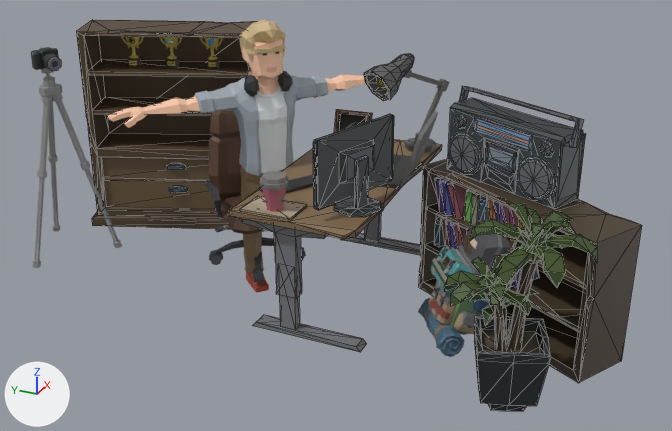
What one commit did to the glTF model static/models/Chel/chel.glb.
Camera for both pictures: a 50 mm lens placed at (-5.17, -2.54, 3.1), pointed at (-0.12, -0.27, 0.57). The axes (+X, +Y, +Z) are drawn at lower left. The lights are the same throughout. Mesh edges are drawn as thin lines on the coarser meshes. Where no turn or scale is listed for an object, it has been applied to the vertices. Vertices at the same position are counted once.

Names of what the first picture shows: 'Audioplayer', 'Backpack', 'Books1', 'Camera', 'Chair', 'Desk', 'Monitor', 'Plant', 'SM_Chr_Developer_Male_01.001', 'SM_Prop_DeskLamp_05_Lamp_01', 'SM_Prop_Shelf_05', 'Shelf2'.
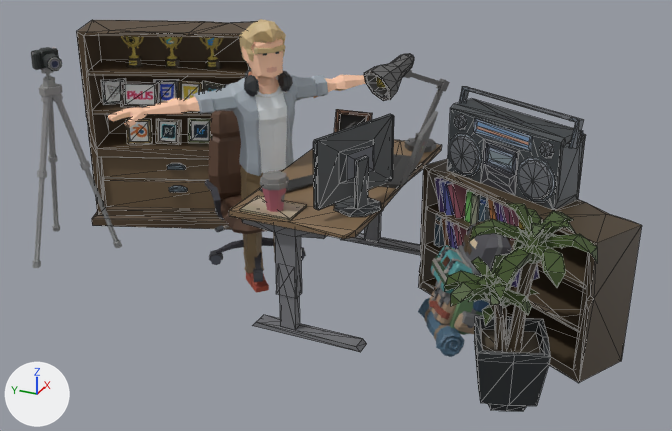
Pixel boxes [x1, y1, x2, y2] of what changed, in the pictures (672 x 431 px):
'Audioplayer', moved: before [447, 86, 586, 209]; after [447, 86, 586, 210]
'PixiJs', added: after [120, 82, 160, 107]
'Photoshop', added: after [156, 118, 181, 144]
'Lightroom', added: after [188, 118, 212, 143]
'Blender', added: after [126, 119, 152, 143]
'ThreeJs', added: after [101, 78, 126, 105]
'CSS', added: after [154, 79, 179, 103]
'JS', added: after [178, 81, 203, 100]
'React', added: after [203, 81, 225, 92]

The change, as a diff of the scene's bpy script:
```diff
--- a/static/models/Chel/chel.glb.py
+++ b/static/models/Chel/chel.glb.py
@@ me_mesh_004 @@
 me_mesh_004.from_pydata(...)  # 245 vertices, 442 faces; spans x -0.321..0.548, y -0.23..0.292, z -0.134..0.134
 # used by ob_audioplayer; location = (0.138, -1.229, 1.127); rotation_euler = (1.571, 0.0, -1.995), in degrees (90, 0, -114)
+# me_mesh_004 part 1: the whole mesh is moved by (-0.114, 0.23, 0.016)
 me_mesh_004.materials.append(mat_shop_mat_001)
@@ ob_audioplayer @@
 ob_audioplayer = bpy.data.objects.new('Audioplayer', me_mesh_004)
-ob_audioplayer.location = (0.138, -1.229, 1.127)
+ob_audioplayer.location = (0.106, -1.339, 0.888)
 ob_audioplayer.rotation_euler = (1.571, 0.0, -1.995)  # degrees (90, 0, -114)
@@ ob_lightroom @@
+ob_lightroom = bpy.data.objects.new('Lightroom', me_mesh_036)  # 26 vertices, 44 faces; spans x -0.104..0.077, y -0.113..0.089, z -0.004..0.185; in mat_lambert1_028 (picture img_texture_jpg)
+ob_lightroom.location = (0.633, 1.211, 0.626)
@@ ob_photoshop @@
+ob_photoshop = bpy.data.objects.new('Photoshop', me_mesh_035)  # 26 vertices, 44 faces; spans x -0.096..0.079, y -0.107..0.091, z -0.004..0.185; in mat_lambert1_027 (picture img_texture_jpg)
+ob_photoshop.location = (0.519, 1.421, 0.626)
@@ ob_blender @@
+ob_blender = bpy.data.objects.new('Blender', me_mesh_034)  # 26 vertices, 44 faces; spans x -0.11..0.075, y -0.117..0.085, z -0.004..0.185; in mat_lambert1_026 (picture img_texture_jpg)
+ob_blender.location = (0.425, 1.635, 0.626)
@@ ob_react @@
+ob_react = bpy.data.objects.new('React', me_mesh_032)  # 26 vertices, 44 faces; spans x -0.09..0.08, y -0.092..0.103, z -0.004..0.185; in mat_lambert1_024 (picture img_texture_jpg)
+ob_react.location = (0.624, 1.061, 0.928)
@@ ob_js @@
+ob_js = bpy.data.objects.new('JS', me_mesh_031)  # 26 vertices, 44 faces; spans x -0.095..0.079, y -0.106..0.091, z -0.004..0.185; in mat_lambert1_023 (picture img_texture_jpg)
+ob_js.location = (0.584, 1.242, 0.928)
@@ ob_css @@
+ob_css = bpy.data.objects.new('CSS', me_mesh_030)  # 26 vertices, 44 faces; spans x -0.11..0.075, y -0.117..0.085, z -0.004..0.185; in mat_lambert1_022 (picture img_texture_jpg)
+ob_css.location = (0.554, 1.444, 0.928)
@@ ob_pixijs @@
+ob_pixijs = bpy.data.objects.new('PixiJs', me_mesh_029)  # 26 vertices, 44 faces; spans x -0.126..0.082, y -0.165..0.138, z -0.004..0.185; in mat_lambert1_021 (picture img_texture_jpg)
+ob_pixijs.location = (0.418, 1.584, 0.928)
@@ ob_threejs @@
+ob_threejs = bpy.data.objects.new('ThreeJs', me_mesh_028)  # 26 vertices, 44 faces; spans x -0.119..0.068, y -0.121..0.074, z -0.004..0.185; in mat_lambert1_020 (picture img_texture_jpg)
+ob_threejs.location = (0.395, 1.817, 0.928)
```
